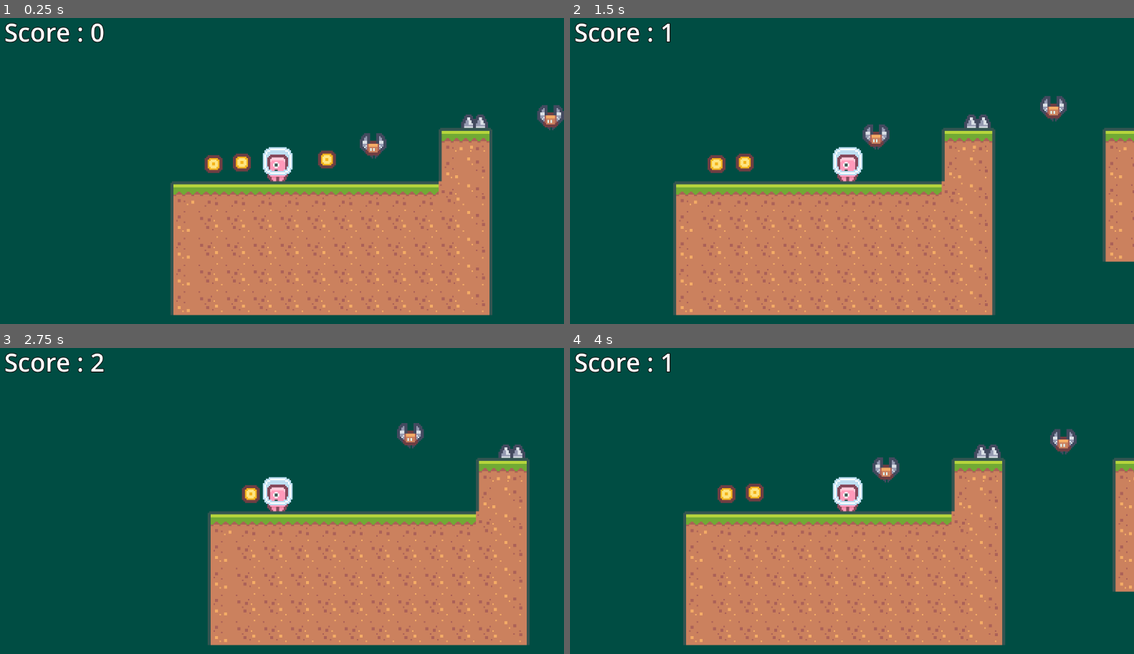
Above: before the commit, frames 1-4 (two rows, left to right).
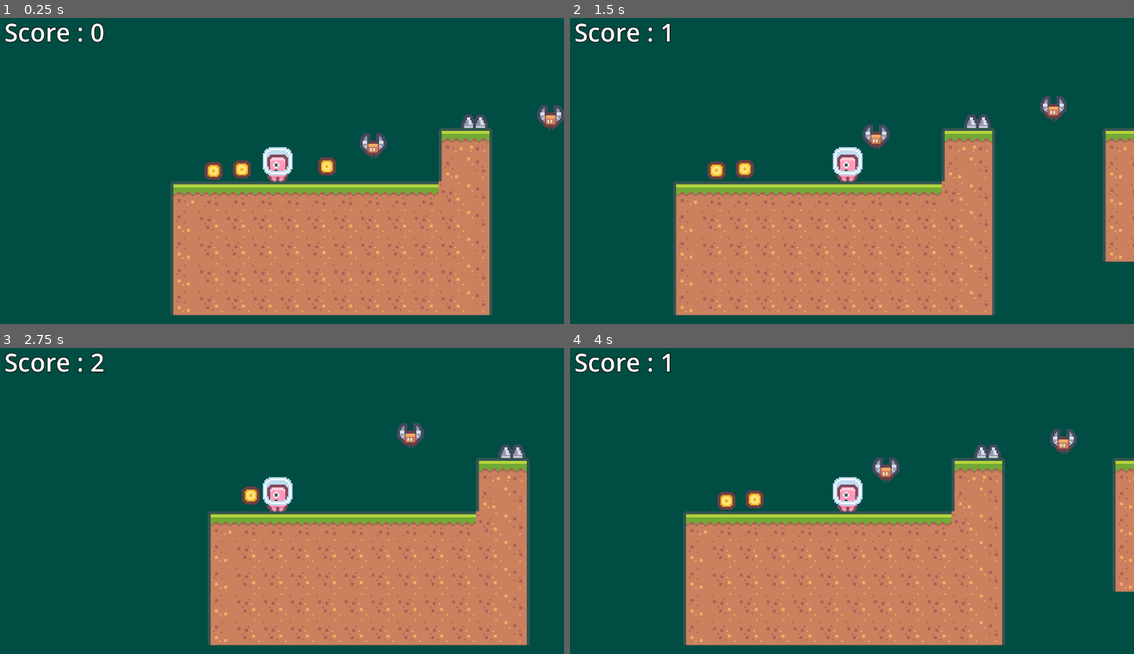
Above: after the commit, the same moments.

Repository: RetroRabiul/Platformer2D
Game: Godot game, scene res://scenes/Level1.tscn
Two runs of this game, one before a commit and one after it. Both use one fixed random seed, a clock stepped at 60 frames per second and the inputs below.
Inputs:
- Up to frame 1 (0.25 s): no input
- Up to frame 2 (1.5 s): hold Right from 0.53 s (still down); tap Space at 0.77 s
- Up to frame 3 (2.75 s): tap Space at 1.52 s; release Right at 2.03 s; hold Left from 2.03 s (still down)
- Up to frame 4 (4 s): release Left at 2.78 s; hold Right from 2.78 s (still down); tap Space at 3.02, 3.77 s

The runs differ from the first frame. In frame 1, 0.7% of the frame differs, in the area x 36-60%, y 43-54%; in frame 2, 0.4%; in frame 3, less than 0.1%; in frame 4, 0.4%.

Commit message:
Adding EndFlag

Diff:
--- a/scenes/Level1.tscn
+++ b/scenes/Level1.tscn
@@ -1,10 +1,12 @@
-[gd_scene load_steps=8 format=3 uid="uid://8vlmf5acdexo"]
+[gd_scene load_steps=11 format=3 uid="uid://8vlmf5acdexo"]
 
 [ext_resource type="Texture2D" uid="uid://biwond464pw3f" path="res://Sprites/Tiles/tiles_packed.png" id="1_35ais"]
 [ext_resource type="PackedScene" uid="uid://dxay3ypgbkopj" path="res://scenes/player.tscn" id="2_uxbli"]
 [ext_resource type="PackedScene" uid="uid://cyri6gs3mfoo1" path="res://scenes/enemy.tscn" id="3_kck25"]
 [ext_resource type="PackedScene" uid="uid://iifkl3ncdkmy" path="res://scenes/spikes.tscn" id="4_b4vot"]
 [ext_resource type="PackedScene" uid="uid://dldurq8f62k8b" path="res://scenes/coin.tscn" id="5_we7hb"]
+[ext_resource type="Texture2D" uid="uid://cop47aoytyxtb" path="res://Sprites/Objects/tile_0112.png" id="6_anene"]
+[ext_resource type="Script" path="res://scripts/end_flag.gd" id="6_wnxvm"]
 
 [sub_resource type="TileSetAtlasSource" id="TileSetAtlasSource_ei6qr"]
 texture = ExtResource("1_35ais")
@@ -618,6 +620,9 @@
 physics_layer_0/collision_layer = 1
 sources/0 = SubResource("TileSetAtlasSource_ei6qr")
 
+[sub_resource type="RectangleShape2D" id="RectangleShape2D_b521h"]
+size = Vector2(18, 18)
+
 [node name="Main" type="Node2D"]
 
 [node name="TileMap" type="TileMap" parent="."]
@@ -647,3 +652,15 @@
 
 [node name="Coin3" parent="." instance=ExtResource("5_we7hb")]
 position = Vector2(33, -15)
+
+[node name="EndFlag" type="Area2D" parent="."]
+position = Vector2(717, -25)
+script = ExtResource("6_wnxvm")
+
+[node name="Sprite" type="Sprite2D" parent="EndFlag"]
+texture = ExtResource("6_anene")
+
+[node name="CollisionShape2D" type="CollisionShape2D" parent="EndFlag"]
+shape = SubResource("RectangleShape2D_b521h")
+
+[connection signal="body_entered" from="EndFlag" to="EndFlag" method="_on_body_entered"]
--- a/scripts/coin.gd
+++ b/scripts/coin.gd
@@ -1,7 +1,7 @@
 extends Area2D
 
-var bob_height : float = .50
-var bob_speed : float = .50
+var bob_height : float = 5.0
+var bob_speed : float = 5.0
 
 @onready var start_y : float = global_position.y
 var t : float = 0.0
--- /dev/null
+++ b/scripts/end_flag.gd
@@ -0,0 +1,6 @@
+extends Area2D
+
+
+
+func _on_body_entered(body):
+	pass # Replace with function body.
--- a/scripts/player.gd
+++ b/scripts/player.gd
@@ -29,6 +29,9 @@
 		game_over()
 
 func  game_over():
+	call_deferred("reload")
+
+func reload():
 	get_tree().reload_current_scene()
 
 func add_score (amount):
